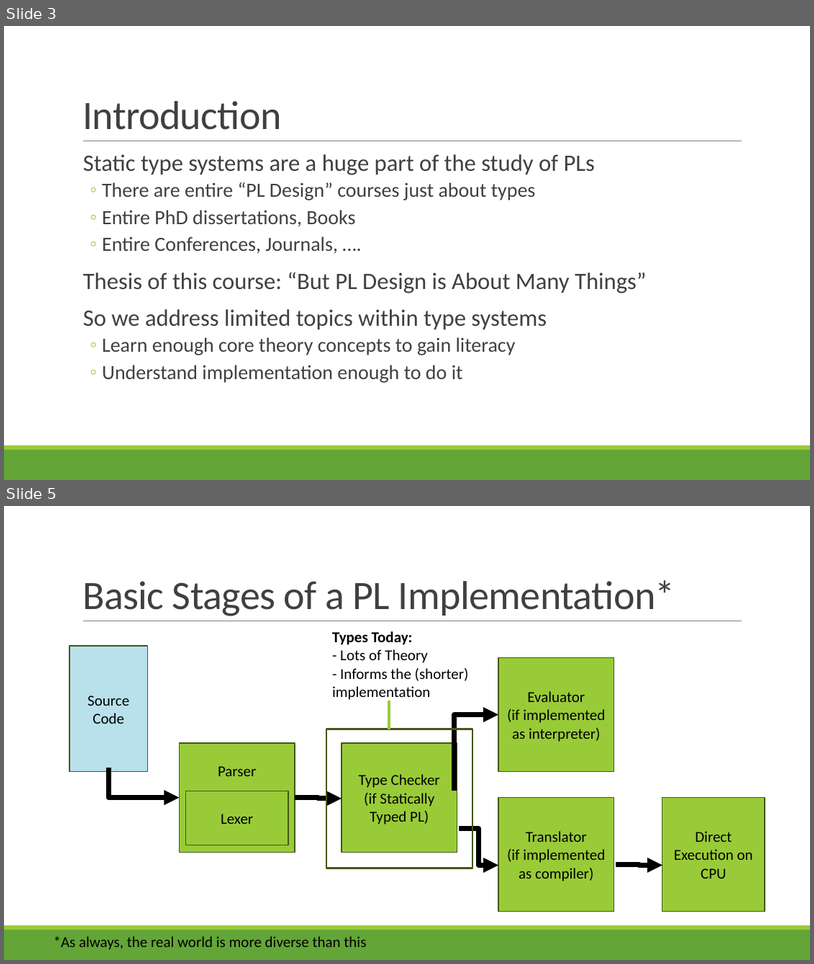
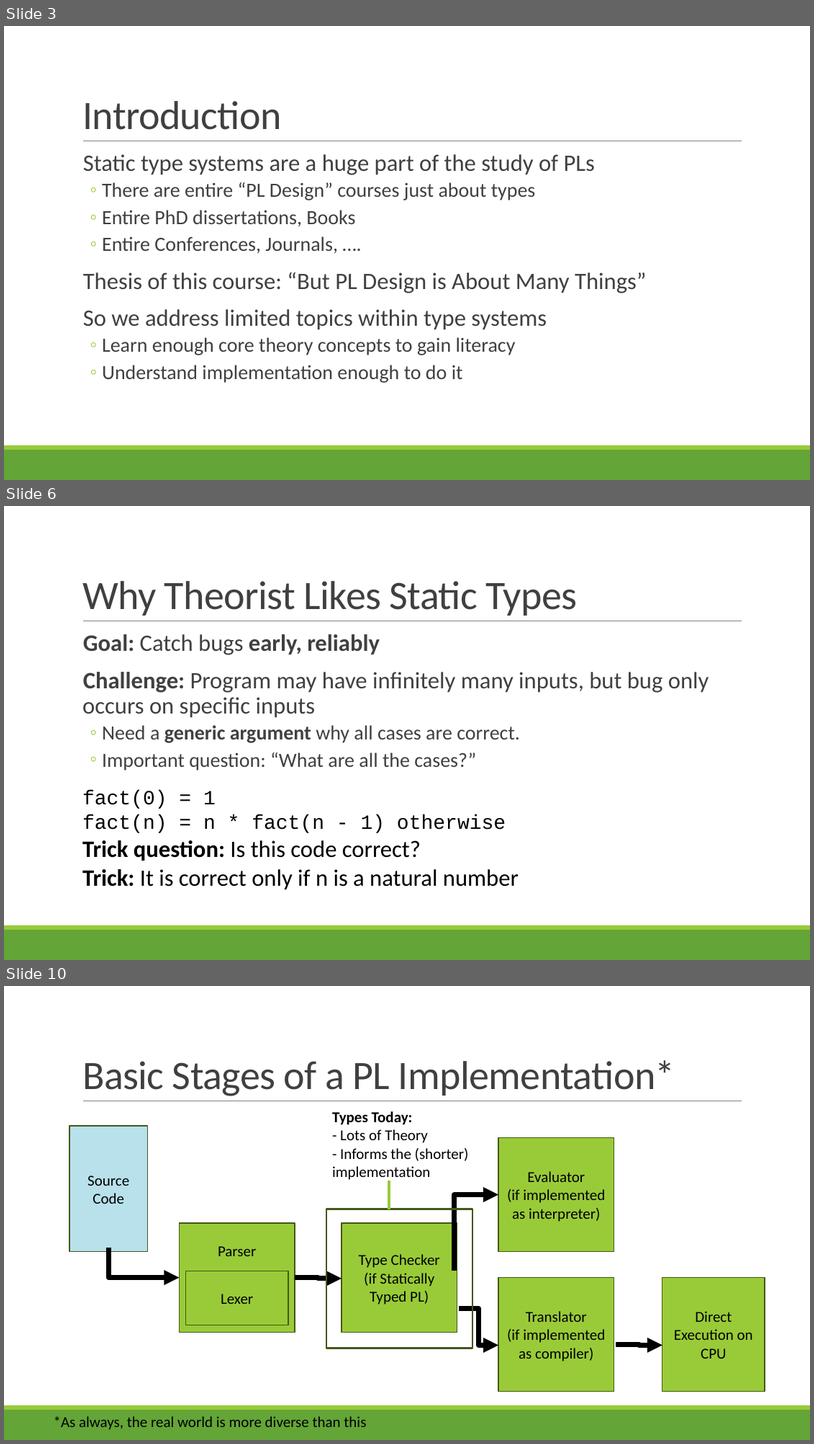
Before and after one commit to rbohrer/pl-course, a slide deck: LectureSlides/07Types.pptx. Shown one above the other, each under a label of ours: slides 3 and 5 before the commit, slides 3, 6 and 10 after it; the slides between them are not shown. The pictures are 814x964 and 814x1444 pixels, drawn with LibreOffice and Linux fonts; fonts in the diff are those of the drawing. Boxes give left, top, right and bottom in pixels: in the first picture for what was removed or moved away, otherwise in the second. Text is boxed around its words. In the diff, an @@ line names an element or a change of style, - is before the commit and + after.

```diff
--- a/LectureSlides/07Types.pptx
+++ b/LectureSlides/07Types.pptx
@@ slide 6 added at bbox=[4, 506, 810, 960], background #FFFFFF; not listed: 3 template elements that a slide beside it also shows @@
@@ title added at bbox=[82, 581, 578, 615], 48 pt, text #404040 @@
+Why Theorist Likes Static Types
@@ text added at bbox=[82, 634, 710, 770], 28 pt, text #404040 @@
+  Goal: Catch bugs early, reliably
+  Challenge: Program may have infinitely many inputs, but bug only occurs on specific inputs
+  ◦ Need a generic argument why all cases are correct.
+  ◦ Important question: “What are all the cases?”
@@ text added at bbox=[82, 790, 506, 833], 24 pt, text #000000 @@
+fact(0) = 1
+fact(n) = n * fact(n - 1) otherwise
@@ text added at bbox=[82, 840, 519, 890], 28 pt, text #000000 @@
+Trick question: Is this code correct?
+Trick: It is correct only if n is a natural number
@@ what was slide 5 is now slide 10 @@
```
Also in this commit, not shown: 6 other slides added, 1 slide removed.
